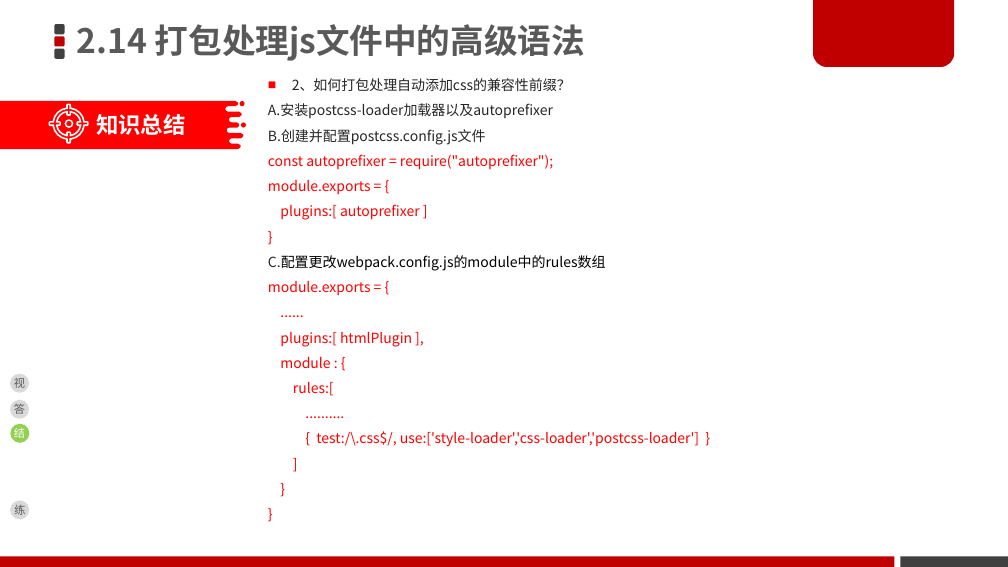
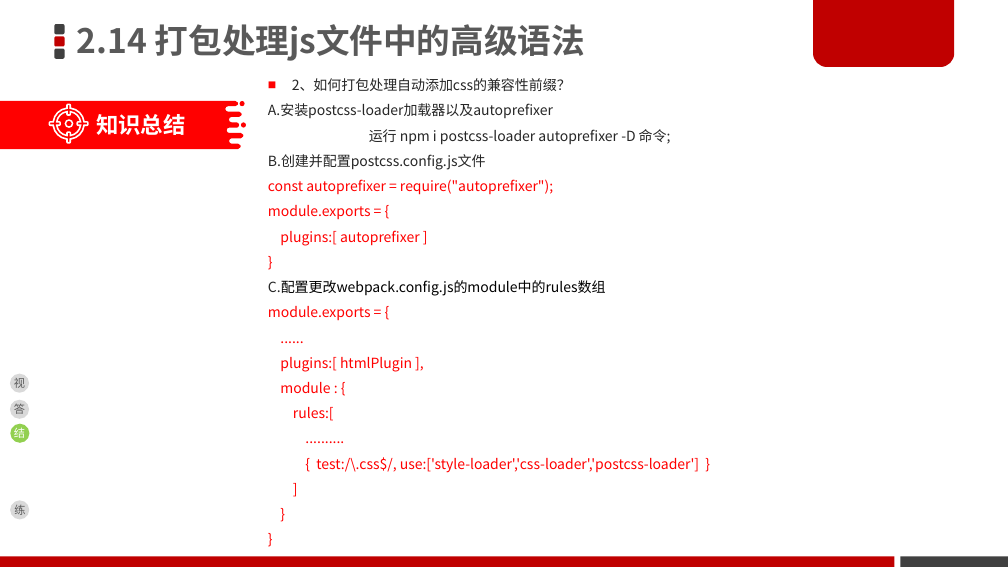
Before and after one commit to DwightChan/study, a slide deck: slide 42 of H5/00-博学谷_在线同步资料/05-Vue.js 项目实战资料/Vue-2019版/vue电商/2.vue-前端工程化/day06_电商项目_vue前端工程化.ppt. Drawn at 1008x567 pixels with LibreOffice and Linux fonts; fonts in the diff are those of the drawing; grey boxes stand for pictures; background and template pictures are left out. Boxes give left, top, right and bottom in pixels: in the first picture for what was removed or moved away, otherwise in the second. Text is boxed around its words. In the diff, an @@ line names an element or a change of style, - is before the commit and + after.

```diff
--- a/H5/00-博学谷_在线同步资料/05-Vue.js 项目实战资料/Vue-2019版/vue电商/2.vue-前端工程化/day06_电商项目_vue前端工程化.ppt
+++ b/H5/00-博学谷_在线同步资料/05-Vue.js 项目实战资料/Vue-2019版/vue电商/2.vue-前端工程化/day06_电商项目_vue前端工程化.ppt
@@ text at [369,129,671,145]: paragraph added @@
+运行 npm i postcss-loader autoprefixer -D 命令;
```
Also in this commit, not shown: 36 other slides changed, 2 other files.
